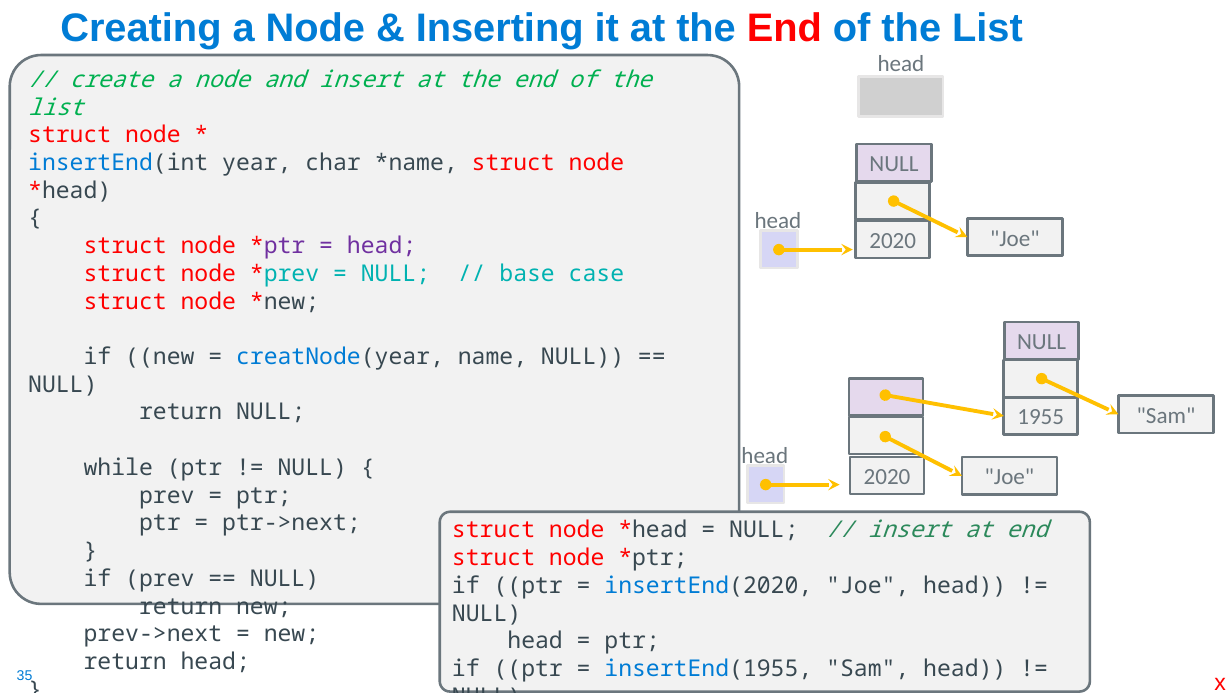
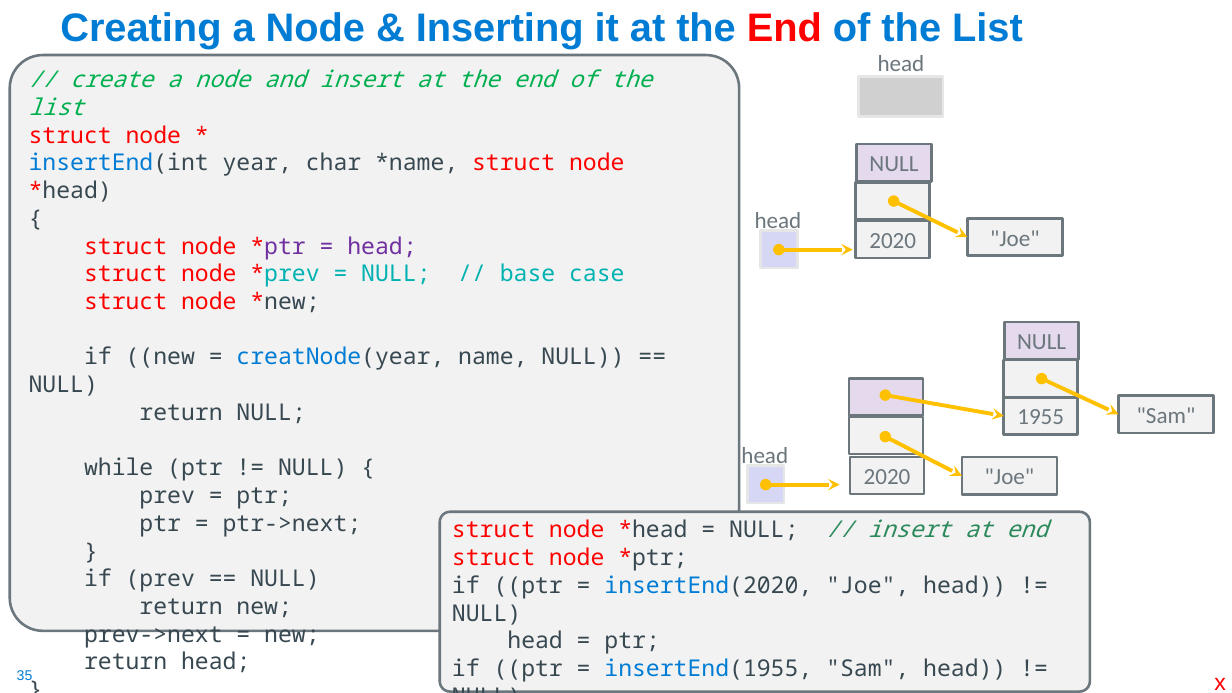
Before and after one commit to cse30-sp24/Muller-Slides, a slide deck: slide 35 of 03-C-Part3.pptx. Drawn at 1232x693 pixels with LibreOffice and Linux fonts; fonts in the diff are those of the drawing; grey boxes stand for pictures. Boxes give left, top, right and bottom in pixels: in the first picture for what was removed or moved away, otherwise in the second. Text is boxed around its words. In the diff, an @@ line names an element or a change of style, - is before the commit and + after.

```diff
--- a/03-C-Part3.pptx
+++ b/03-C-Part3.pptx
@@ rounded rectangle "// create a node and ..." resized from (x1=10, y1=55, x2=739, y2=604) to (x1=10, y1=55, x2=739, y2=631) @@
```
Also in this commit, not shown: 9 other slides changed, 2 other files.
